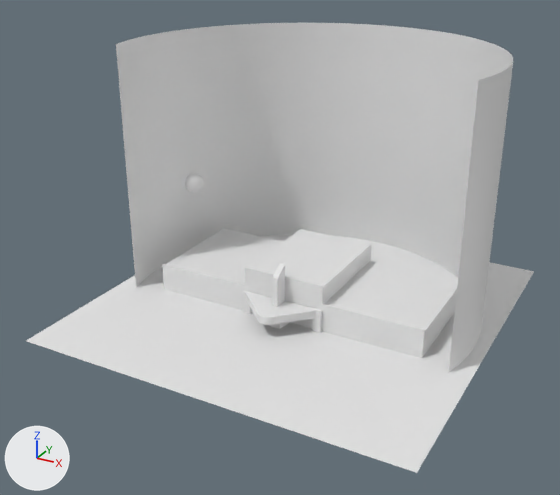
A saved change to the glTF model blender_models/theather_menu.glb.
Rendered twice from a camera (50 mm lens) standing at (41.8, -82.1, 48.4) and looking at (-1.2, -3.9, 9.3). The lights are fixed; the arrows at lower left show +X, +Y and +Z. Where no turn or scale is listed for an object, it has been applied to the vertices. Vertices at the same position are counted once.

Names of what the first picture shows: 'Ground', 'Moon', 'Night_Sky', 'Outside', 'Sign'.
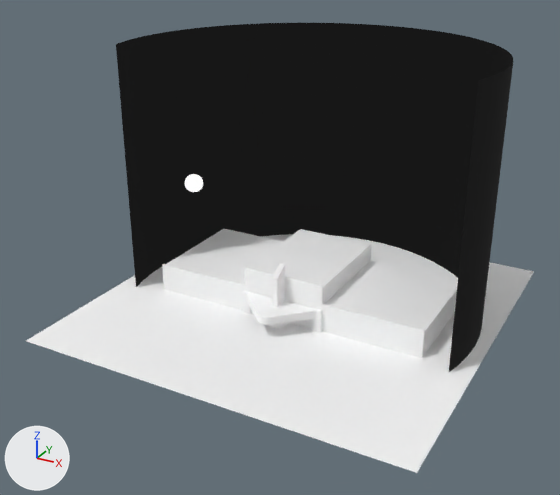
Pixel boxes (x1, y1, x2, y2) of what changed, in the pictures (560 x 495 px; the box of a moved part takes in the faces that stretch with it):
'Night_Sky', recoloured (white to black): (116, 23, 513, 372) in both
'Ground', recoloured: (26, 234, 493, 473) in both
'Moon', recoloured: (185, 174, 203, 192) in both
part 1 of me_cube_001, moved or reshaped: (270, 322, 290, 329) in both
part 2 of me_cube_001, recoloured: (162, 229, 458, 358) in both
part 3 of me_cube_004, recoloured: (242, 265, 322, 333) in both

What the commit changed:
Material 'Material.003' (mat_material_003) is new.
Its base color is (1.0, 1.0, 1.0) (white #ffffff).
Its metallic is 1.0.
Its roughness is 1.0.
Material 'Material.001' (mat_material_001) is new.
Its base color is (0.0, 0.0, 0.0) (black #000000).
Its metallic is 1.0.
Its roughness is 1.0.
Its emission strength is 1.0.
Material 'Material.002' (mat_material_002) is new.
Its base color is (0.0, 0.0, 0.0) (black #000000).
Its metallic is 1.0.
Its roughness is 1.0.
Its emission strength is 0.00834.
me_plane has 4 vertices, 2 faces and spans x -25.0..25.0, y -25.0..25.0, z 0.0.
me_plane now uses material mat_material_003 (white #ffffff).
me_cube_001 is used by ob_outside; location (0.0, 0.0, 0.0).
me_cube_001 had 189 vertices, 330 faces and spanned x -18.6..18.6, y -7.5..10.0, z 0.0..6.3.
me_cube_001 now has 191 vertices, 338 faces and spans x -18.6..18.6, y -7.5..10.0, z 0.0..6.3.
Part 1, on me_cube_001:
12 vertices are removed from x -3.3..3.3, y -5.5..-5.4, z 0.0..1.9.
32 faces are deleted.
14 vertices are added at x -3.4..3.4, y -5.4..-5.3, z 0.0..2.0.
40 new faces join them.
me_cube_001 part 2: 306 faces spanning x -18.6..18.6, y -7.5..10.0, z 0.0..6.3 switch from no material to mat_material_003 (white #ffffff).
me_cube_004 is used by ob_sign; location (0.0, 0.0, 0.0).
me_cube_004 had 76 vertices, 136 faces and spanned x -5.59..5.59, y -10.48..-5.02, z -0.1..7.98.
me_cube_004 now has 2820 vertices, 5512 faces and spans x -5.59..5.59, y -10.48..-5.02, z -0.1..7.98.
me_cube_004 part 3: 136 faces spanning x -5.59..5.59, y -10.48..-5.02, z -0.1..7.98 switch from no material to mat_material_003 (white #ffffff).
me_cylinder_009 has 78 vertices, 76 faces and spans x -23.3..23.3, y -7.0..24.1, z -0.5..33.1.
me_cylinder_009 now uses material mat_material_002 (black #000000).
me_cube has 386 vertices, 768 faces and spans x -18.61..-16.15, y -0.22..2.23, z 12.48..14.93.
me_cube now uses material mat_material_001 (black #000000).
